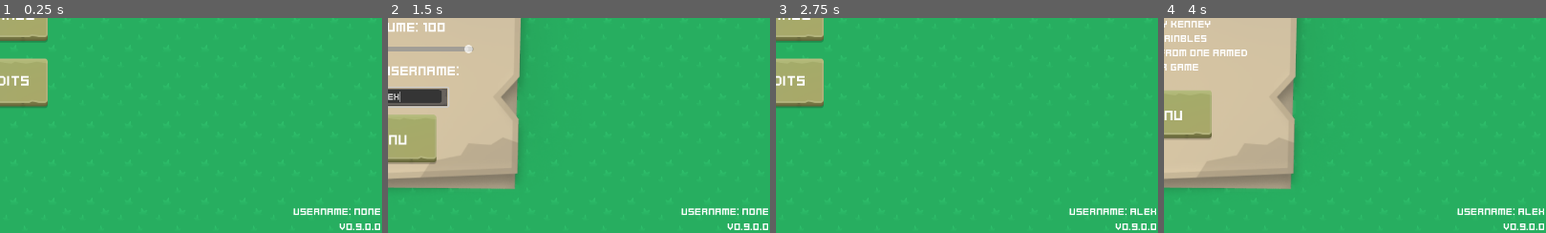
Above: before the commit, frames 1-4 (left to right).
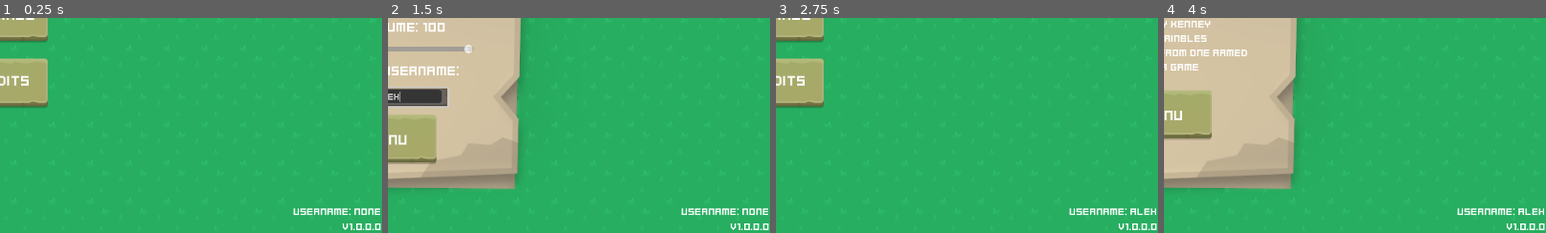
Above: after the commit, the same moments.

Repository: Sparrowworks/Left2Die
Game: Godot game, scene res://src/MainMenu/MainMenu.tscn
Two runs of this game, one before a commit and one after it. Both use one fixed random seed, a clock stepped at 60 frames per second and the inputs below. Sound files missing from this copy of the repository are replaced by a short silence.
Inputs (mouse positions are % of the whole screen's width and height, from its top left):
- Up to frame 1 (0.25 s): no input
- Up to frame 2 (1.5 s): click "settings" at 0.5 s; click (50, 68) at 1.27 s; type "Alex" at 1.35 s
- Up to frame 3 (2.75 s): click "Menu" at 2 s
- Up to frame 4 (4 s): click "Credits" at 2.75 s; tap Enter at 3.5 s; move the mouse to (72, 45) at 3.52 s; press the mouse at (72, 45) at 3.53 s; hold D (right) from 3.53 s (still down)
The pictures show only the part of the screen within x 50-100%, y 50-100%; the shares and areas given below are measured in that part.

The runs differ from the first frame. In frame 1, 0.2% of the frame differs, in the area x 88-100%, y 95-99%; in frame 2, 0.2%; in frame 3, 0.2%; in frame 4, 0.2%.

Commit message:
Final bug fixes

Diff:
--- a/project.godot
+++ b/project.godot
@@ -11,7 +11,7 @@
 [application]
 
 config/name="Left2Die"
-config/version="0.9.0.0"
+config/version="1.0.0.0"
 run/main_scene="res://src/MainMenu/MainMenu.tscn"
 config/features=PackedStringArray("4.3", "GL Compatibility")
 config/icon="res://icon.svg"
--- a/src/Game/Game.gd
+++ b/src/Game/Game.gd
@@ -109,8 +109,6 @@
 	if player:
 		zombie.score_updated.connect(player._on_zombie_score_updated)
 		zombie.zombie_killed.connect(player._on_zombie_killed)
-
-	print("Spawning zombie for: ", str(multiplayer.get_unique_id(), " " , str(get_multiplayer_authority())))
 
 func start_game() -> void:
 	for plr: Player in players.get_children():
--- a/src/Game/GameManager/GameManager.gd
+++ b/src/Game/GameManager/GameManager.gd
@@ -28,8 +28,6 @@
 		for idx: int in Lobby.connected_peers.keys():
 			has_launched_game[idx] = false
 			has_players_spawned[idx] = false
-
-		print(has_launched_game, has_players_spawned)
 
 		add_launched_game(1)
 	else:
@@ -68,7 +66,6 @@
 func add_dead_zombie(zombie_name: String, idx: int = 0) -> void:
 	if idx > 0:
 		is_zombie_dead[zombie_name][idx] = true
-		prints(is_zombie_dead)
 
 	if not is_zombie_dead[zombie_name].values().has(false):
 		rpc("set_zombie_dead", zombie_name)
--- a/src/Game/Player/Player.tscn
+++ b/src/Game/Player/Player.tscn
@@ -17,6 +17,49 @@
 properties/1/path = NodePath(".:sync_rot")
 properties/1/spawn = true
 properties/1/replication_mode = 1
+
+[sub_resource type="Animation" id="Animation_4cg67"]
+resource_name = "KillUpdate"
+length = 0.6
+tracks/0/type = "value"
+tracks/0/imported = false
+tracks/0/enabled = true
+tracks/0/path = NodePath("%KillsText:modulate")
+tracks/0/interp = 1
+tracks/0/loop_wrap = true
+tracks/0/keys = {
+"times": PackedFloat32Array(0, 0.3, 0.6),
+"transitions": PackedFloat32Array(1, 1, 1),
+"update": 0,
+"values": [Color(1, 1, 1, 1), Color(0, 1, 0, 1), Color(1, 1, 1, 1)]
+}
+
+[sub_resource type="Animation" id="Animation_cyprw"]
+length = 0.001
+tracks/0/type = "value"
+tracks/0/imported = false
+tracks/0/enabled = true
+tracks/0/path = NodePath("%ScoreText:modulate")
+tracks/0/interp = 1
+tracks/0/loop_wrap = true
+tracks/0/keys = {
+"times": PackedFloat32Array(0),
+"transitions": PackedFloat32Array(1),
+"update": 0,
+"values": [Color(1, 1, 1, 1)]
+}
+tracks/1/type = "value"
+tracks/1/imported = false
+tracks/1/enabled = true
+tracks/1/path = NodePath("%KillsText:modulate")
+tracks/1/interp = 1
+tracks/1/loop_wrap = true
+tracks/1/keys = {
+"times": PackedFloat32Array(0),
+"transitions": PackedFloat32Array(1),
+"update": 0,
+"values": [Color(1, 1, 1, 1)]
+}
 
 [sub_resource type="Animation" id="Animation_87cqi"]
 resource_name = "ScoreUpdate"
@@ -34,49 +77,6 @@
 "values": [Color(1, 1, 1, 1), Color(0, 1, 0, 1), Color(1, 1, 1, 1)]
 }
 
-[sub_resource type="Animation" id="Animation_cyprw"]
-length = 0.001
-tracks/0/type = "value"
-tracks/0/imported = false
-tracks/0/enabled = true
-tracks/0/path = NodePath("%ScoreText:modulate")
-tracks/0/interp = 1
-tracks/0/loop_wrap = true
-tracks/0/keys = {
-"times": PackedFloat32Array(0),
-"transitions": PackedFloat32Array(1),
-"update": 0,
-"values": [Color(1, 1, 1, 1)]
-}
-tracks/1/type = "value"
-tracks/1/imported = false
-tracks/1/enabled = true
-tracks/1/path = NodePath("%KillsText:modulate")
-tracks/1/interp = 1
-tracks/1/loop_wrap = true
-tracks/1/keys = {
-"times": PackedFloat32Array(0),
-"transitions": PackedFloat32Array(1),
-"update": 0,
-"values": [Color(1, 1, 1, 1)]
-}
-
-[sub_resource type="Animation" id="Animation_4cg67"]
-resource_name = "KillUpdate"
-length = 0.6
-tracks/0/type = "value"
-tracks/0/imported = false
-tracks/0/enabled = true
-tracks/0/path = NodePath("%KillsText:modulate")
-tracks/0/interp = 1
-tracks/0/loop_wrap = true
-tracks/0/keys = {
-"times": PackedFloat32Array(0, 0.3, 0.6),
-"transitions": PackedFloat32Array(1, 1, 1),
-"update": 0,
-"values": [Color(1, 1, 1, 1), Color(0, 1, 0, 1), Color(1, 1, 1, 1)]
-}
-
 [sub_resource type="AnimationLibrary" id="AnimationLibrary_mdds6"]
 _data = {
 "KillUpdate": SubResource("Animation_4cg67"),
--- a/src/Game/WaveSystem/WaveSystem.gd
+++ b/src/Game/WaveSystem/WaveSystem.gd
@@ -77,6 +77,9 @@
 	wave_ended.emit(current_wave)
 	zombie_spawn_timer.stop()
 
+	this_wave_spawned = 0
+	this_wave_remaining = 0
+
 	this_wave_zombies += 5
 	this_wave_wait_time = clampf(this_wave_wait_time - 0.05, 0.5, 2.0)
 
--- a/src/Game/Zombie/zombie.gd
+++ b/src/Game/Zombie/zombie.gd
@@ -50,7 +50,6 @@
 
 func _physics_process(delta: float) -> void:
 	if is_multiplayer_authority():
-		#prints(multiplayer.get_unique_id(), name, health, sync_health)
 		target_id = get_closest_target_id()
 
 		sync_pos = global_position
@@ -63,7 +62,6 @@
 		global_position = global_position.lerp(sync_pos, synchronizer.replication_interval)
 		rotation_degrees = lerpf(rotation_degrees, sync_rot, synchronizer.replication_interval)
 
-		#prints(multiplayer.get_unique_id(), name, sync_health, health)
 		if sync_health <= health:
 			health = sync_health
 
@@ -122,6 +120,7 @@
 func update_score_on_hit(id: int, score: int) -> void:
 	if not $ZombieHit.playing:
 		$ZombieHit.play()
+
 	score_updated.emit(id, score)
 
 @rpc("authority", "call_local", "reliable", 2)
@@ -133,17 +132,17 @@
 		if not $AnimationPlayer.is_playing():
 			$AnimationPlayer.play("Hit")
 
+		if not $ZombieHit.playing:
+			$ZombieHit.play()
+
 		if is_multiplayer_authority():
 			last_player_hit = area.player_id
 			health -= 5.0
 
-			if last_player_hit == 1:
-				if not $ZombieHit.playing:
-					$ZombieHit.play()
-				score_updated.emit(last_player_hit, hit_score)
-			else:
-				print(last_player_hit)
+			if last_player_hit != 1:
 				rpc_id(last_player_hit, "update_score_on_hit", last_player_hit, hit_score)
+
+			score_updated.emit(last_player_hit, hit_score)
 
 func _on_zombie_ready(zombie_name: String) -> void:
 	if self.name == zombie_name:
@@ -166,12 +165,12 @@
 		if multiplayer.get_unique_id() == 1:
 			game_manager.add_dead_zombie(self.name, 1)
 
-			if last_player_hit == 1:
-				score_updated.emit(last_player_hit, kill_score)
-				zombie_killed.emit(last_player_hit)
-			else:
+			if last_player_hit != 1:
 				rpc("update_score_on_hit", last_player_hit, kill_score)
 				rpc("update_kill", last_player_hit)
+
+			score_updated.emit(last_player_hit, kill_score)
+			zombie_killed.emit(last_player_hit)
 		else:
 			game_manager.rpc_id(1, "add_dead_zombie", self.name, multiplayer.get_unique_id())
 
--- a/src/MainMenu/JoinMenu/JoinMenu.tscn
+++ b/src/MainMenu/JoinMenu/JoinMenu.tscn
@@ -86,8 +86,7 @@
 grow_horizontal = 2
 theme_override_fonts/font = ExtResource("3_8hiaa")
 theme_override_styles/normal = SubResource("StyleBoxTexture_nwxlg")
-text = "192.168.0.148"
-placeholder_text = "192.168.0.0"
+placeholder_text = "0.0.0.0"
 alignment = 1
 max_length = 15
 
@@ -118,7 +117,6 @@
 grow_horizontal = 2
 theme_override_fonts/font = ExtResource("3_8hiaa")
 theme_override_styles/normal = SubResource("StyleBoxTexture_pfmoo")
-text = "9999"
 placeholder_text = "9999"
 alignment = 1
 max_length = 5
--- a/src/MainMenu/LobbyCreate/LobbyCreate.tscn
+++ b/src/MainMenu/LobbyCreate/LobbyCreate.tscn
@@ -86,7 +86,6 @@
 grow_horizontal = 2
 theme_override_fonts/font = ExtResource("5_tyg46")
 theme_override_styles/normal = SubResource("StyleBoxTexture_dv1qx")
-text = "9999"
 placeholder_text = "9999"
 alignment = 1
 max_length = 5
--- a/src/MainMenu/MainMenu.gd
+++ b/src/MainMenu/MainMenu.gd
@@ -31,6 +31,7 @@
 		game_select.show()
 
 func _on_confirm_button_pressed() -> void:
+	button_click.play()
 	username_enter.reset()
 
 	if username_enter.is_username_correct():
@@ -87,14 +88,17 @@
 	lobby_menu.draw_lobby(Lobby.connected_peers, Lobby.lobby_max)
 
 func _on_settings_pressed() -> void:
+	button_click.play()
 	main_menu.hide()
 	settings.show()
 
 func _on_credits_pressed() -> void:
+	button_click.play()
 	main_menu.hide()
 	credits.show()
 
 func _on_settings_menu_button_pressed() -> void:
+	button_click.play()
 	username_text.text = "Username: " + Lobby.player_username
 
 	main_menu.show()
--- a/src/Network/Lobby.gd
+++ b/src/Network/Lobby.gd
@@ -28,6 +28,7 @@
 }
 
 var has_game_started: bool = false
+var has_game_ended: bool = false
 
 var is_host_game_ready: bool = false
 
@@ -52,7 +53,7 @@
 
 	var error: Error = peer.create_server(lobby_port, lobby_max)
 	if error != OK:
-		prints("Cannot host due to error",error)
+		printerr("Cannot host due to error",error)
 		return error
 
 	peer.get_host().compress(ENetConnection.COMPRESS_RANGE_CODER)
@@ -68,7 +69,7 @@
 
 	var error: Error = peer.create_client(lobby_ip, lobby_port)
 	if error != OK:
-		prints("Cannot join due to error",error)
+		printerr("Cannot host due to error",error)
 		return error
 
 	peer.get_host().compress(ENetConnection.COMPRESS_RANGE_CODER)
@@ -79,6 +80,7 @@
 	return error
 
 func clear_peer() -> void:
+	has_game_ended = false
 	has_game_started = false
 	is_host_game_ready = false
 
@@ -97,6 +99,7 @@
 
 @rpc("authority","call_local","reliable")
 func start_game() -> void:
+	has_game_started = true
 	Composer.load_scene("res://src/Game/Game.tscn")
 
 func game_started() -> void:
@@ -107,7 +110,6 @@
 
 @rpc("authority","call_local","reliable")
 func set_host_game_ready() -> void:
-	prints(multiplayer.get_unique_id(), "set_host_game_ready DONE")
 	is_host_game_ready = true
 	host_game_ready.emit()
 
@@ -183,6 +185,9 @@
 	Messenger.message("Couldn't connect")
 
 func _on_server_disconnected() -> void:
+	if has_game_ended:
+		return
+
 	player_kicked.emit("Host Left","The game has ended because host has left.")
 
 func get_error_title(error: Error) -> String:
Binary file added: icon.ico
